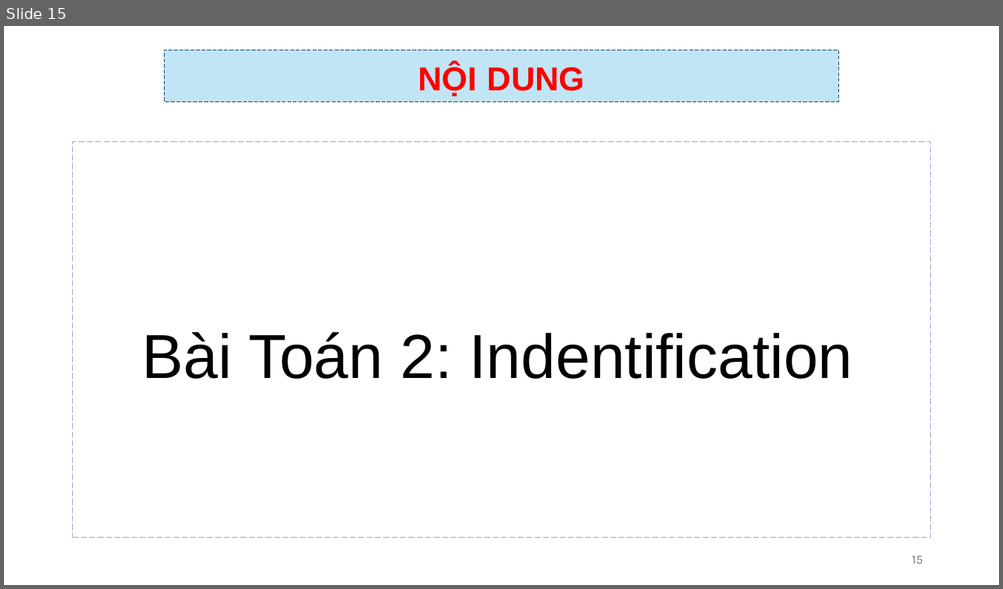
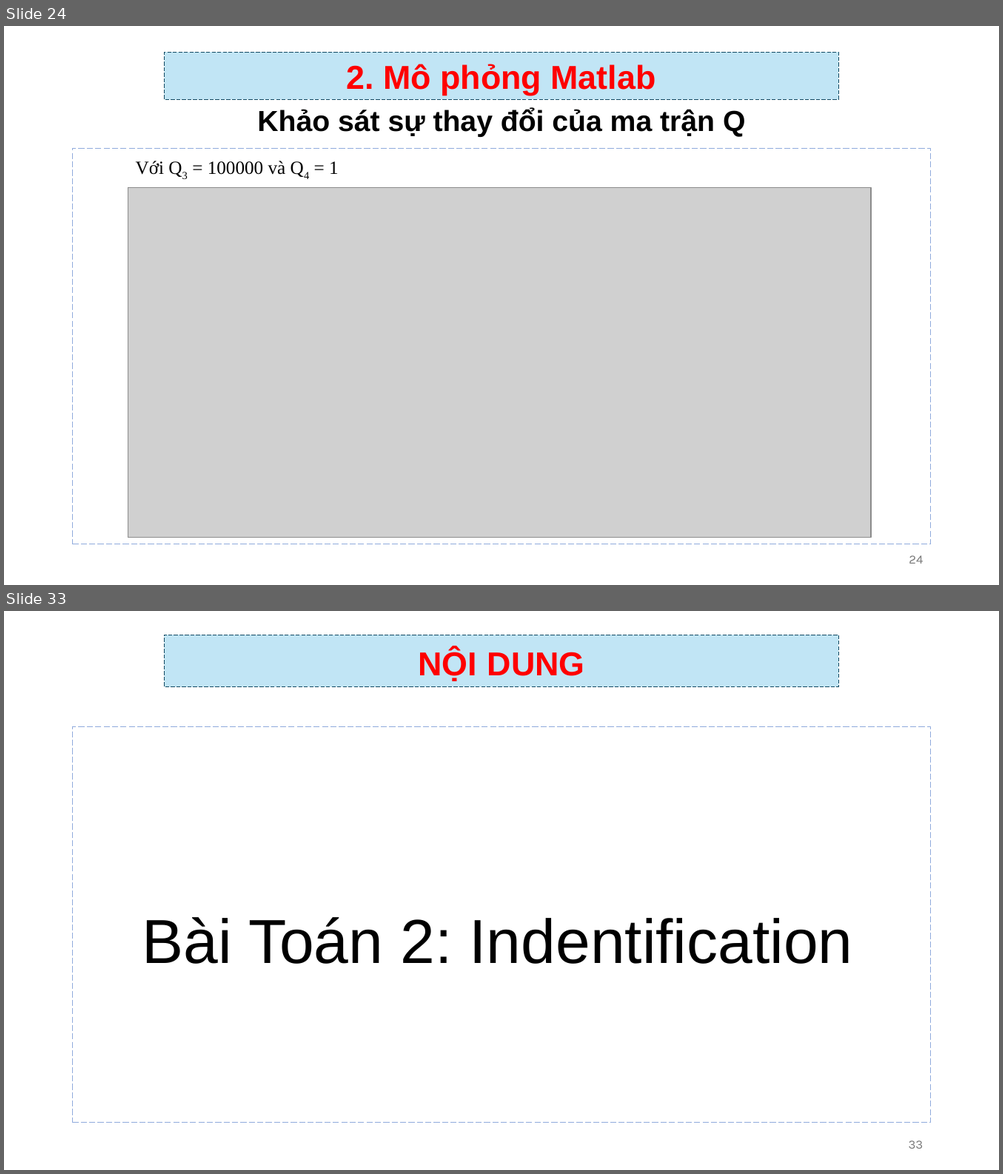
Before and after one commit to TIENPHAT2003/STM32, a slide deck: BaoCaoNhanDang.pptx. Shown one above the other, each under a label of ours: slide 15 before the commit, slides 24 and 33 after it; the slides between them are not shown. The pictures are 1003x589 and 1003x1174 pixels, drawn with LibreOffice and Linux fonts; fonts in the diff are those of the drawing; grey boxes stand for pictures; background and template pictures are left out. Boxes give left, top, right and bottom in pixels: in the first picture for what was removed or moved away, otherwise in the second. Text is boxed around its words. In the diff, an @@ line names an element or a change of style, - is before the commit and + after.

Commit message:
Thêm khảo sát ma trận Q và ma trận R vào PPT

```diff
--- a/BaoCaoNhanDang.pptx
+++ b/BaoCaoNhanDang.pptx
@@ slide 24 added at [4,26,999,585], background #FFFFFF @@
@@ rectangle added at [165,52,838,100], fill #C1E5F5, outline #104862 0.75 pt dashed, 32 pt, text #FF0000, bold @@
+2. Mô phỏng Matlab
@@ text added at [257,108,745,137], 28 pt, text #000000, bold @@
+Khảo sát sự thay đổi của ma trận Q
@@ freeform shape added at [73,148,930,545], outline #8FAADC 0.75 pt dashed @@
@@ text added at [136,161,338,175], 18 pt, text #000000 @@
+Với Q3 = 100000 và Q4 = 1
@@ picture added at [128,188,871,538] @@
@@ page number added at [908,556,922,564], 12 pt, text #797979 @@
+24
@@ what was slide 15 is now slide 33 @@
@@ page number at [908,1141,923,1149]: text changed @@
-15
+33
```
Also in this commit, not shown: 3 slides changed, 17 other slides added, 1 other file.
